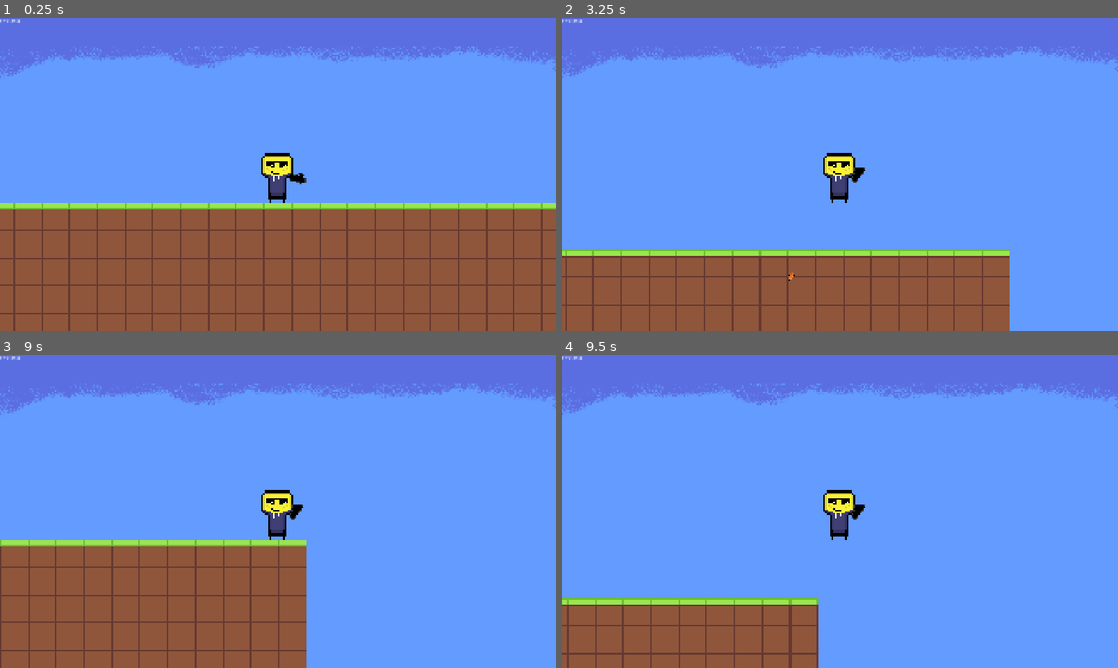
Above: before the commit, frames 1-4 (two rows, left to right).
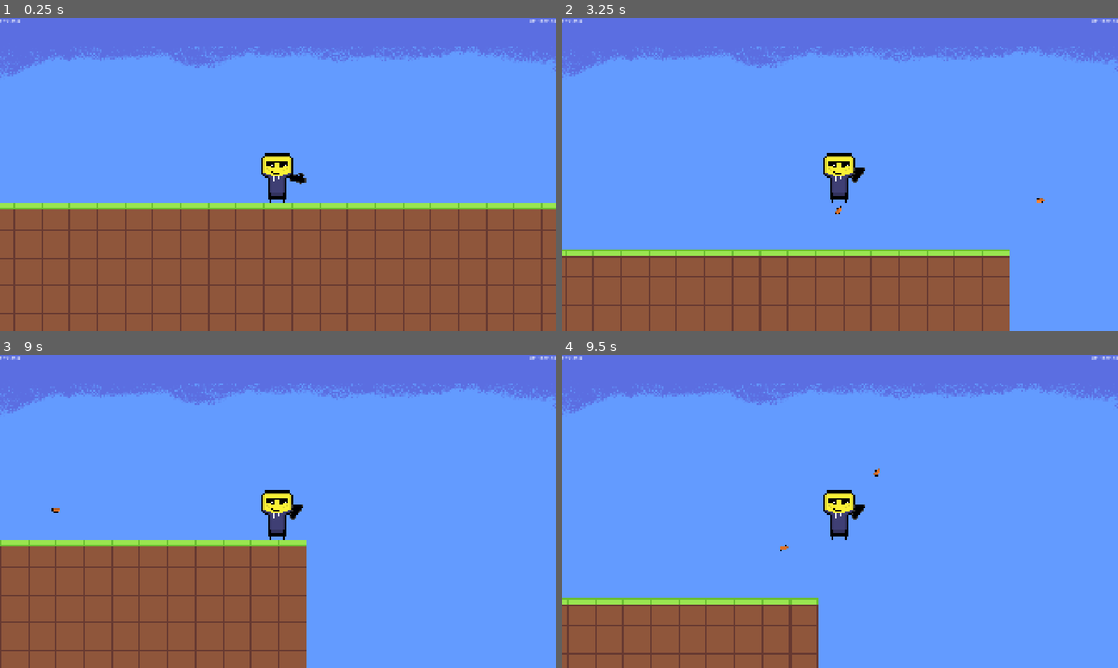
Above: after the commit, the same moments.

Repository: benjitran2009/rapidPlatformer
Game: Godot game, scene res://blank.tscn
Same seed, same stepped clock (60 frames per second), same inputs: the game is played once before the commit and once after it.
Inputs (mouse positions are in pixels of both pictures, inside the frame that each line leads up to):
- Up to frame 1 (0.25 s): no input
- Up to frame 2 (3.25 s): tap Enter at 0.5 s; move the mouse to (962, 158) at 0.52 s; press the mouse at (962, 158) at 0.53 s; hold D (right) 0.53-2.03 s; tap Space (jump) at 0.77, 1.52, 3.02 s; move the mouse to (728, 190) at 1.27 s; release the mouse at (728, 190) at 1.28 s; click (728, 190) at 1.35 s; move the mouse to (895, 105) at 2.02 s; press the mouse at (895, 105) at 2.03 s; hold A (left) 2.03-2.78 s; move the mouse to (812, 237) at 2.77 s; release the mouse at (812, 237) at 2.78 s; hold D (right) from 2.78 s (still down); click (812, 237) at 2.85 s
- Up to frame 3 (9 s): move the mouse to (444, 558) at 3.52 s; press the mouse at (444, 558) at 3.53 s; tap Space (jump) at 3.77, 4.52, 6.02, 6.77, 7.52 s; move the mouse to (111, 464) at 4.27 s; release D (right) at 4.28 s; release the mouse at (111, 464) at 4.28 s; hold A (left) 4.28-5.03 s; click (111, 464) at 4.35 s; move the mouse to (305, 511) at 5.02 s; press the mouse at (305, 511) at 5.03 s; hold D (right) 5.03-5.78 s; move the mouse to (194, 433) at 5.77 s; release the mouse at (194, 433) at 5.78 s; hold A (left) 5.78-7.28 s; click (194, 433) at 5.85 s; move the mouse to (400, 495) at 6.52 s; press the mouse at (400, 495) at 6.53 s; move the mouse to (166, 527) at 7.27 s; release the mouse at (166, 527) at 7.28 s; hold D (right) from 7.28 s (still down); click (166, 527) at 7.35 s; move the mouse to (333, 442) at 8.02 s; press the mouse at (333, 442) at 8.03 s; move the mouse to (250, 574) at 8.77 s; release the mouse at (250, 574) at 8.78 s; click (250, 574) at 8.85 s
- Up to frame 4 (9.5 s): keep holding D (right); tap Space (jump) at 9.02 s

The runs differ from the first frame. In frame 1, less than 0.1% of the frame differs, in the area x 95-100%, y 0-2%; in frame 2, less than 0.1%, in the area x 40-100%, y 0-84%; in frame 3, less than 0.1%; in frame 4, less than 0.1%.

Commit message:
did something zzzz

Diff:
--- a/bullet.tscn
+++ b/bullet.tscn
@@ -6,7 +6,7 @@
 [sub_resource type="RectangleShape2D" id="RectangleShape2D_2b2rl"]
 size = Vector2(16, 8)
 
-[node name="Bullet" type="Area2D" unique_id=2066309302]
+[node name="Bullet" type="Area2D" unique_id=732400833]
 script = ExtResource("1_v8qja")
 
 [node name="Sprite2D" type="Sprite2D" parent="." unique_id=125867050]
@@ -18,3 +18,5 @@
 texture_filter = 2
 position = Vector2(8, 0)
 shape = SubResource("RectangleShape2D_2b2rl")
+
+[connection signal="body_entered" from="." to="." method="_on_body_entered"]
--- a/enemy.tscn
+++ b/enemy.tscn
@@ -6,7 +6,7 @@
 [sub_resource type="RectangleShape2D" id="RectangleShape2D_vslkb"]
 size = Vector2(112, 168)
 
-[node name="Enemy" type="CharacterBody2D" unique_id=683110525]
+[node name="Enemy" type="CharacterBody2D" unique_id=410837403 groups=["Enemy"]]
 script = ExtResource("1_4gyqm")
 
 [node name="CollisionShape2D" type="CollisionShape2D" parent="." unique_id=1638652780]
--- a/main.tscn
+++ b/main.tscn
@@ -78,41 +78,52 @@
 EnemyTimer = NodePath("Enemy")
 Enemy = ExtResource("2_4c57u")
 
-[node name="Player" type="CharacterBody2D" parent="." unique_id=206353117 node_paths=PackedStringArray("ShootingTimer")]
+[node name="Player" type="CharacterBody2D" parent="." unique_id=206353117 node_paths=PackedStringArray("ShootingTimer") groups=["Player"]]
 script = ExtResource("2_0xm2m")
 Bullet = ExtResource("8_5vw27")
 ShootingTimer = NodePath("../Shooting")
 
-[node name="CollisionShape2D" type="CollisionShape2D" parent="Player" unique_id=200209654]
+[node name="CollisionShape2D" type="CollisionShape2D" parent="Player" unique_id=200209654 groups=["Player"]]
 position = Vector2(-3, 12)
 shape = SubResource("RectangleShape2D_vslkb")
 
-[node name="Camera2D" type="Camera2D" parent="Player" unique_id=747385512]
+[node name="Camera2D" type="Camera2D" parent="Player" unique_id=747385512 groups=["Player"]]
 
-[node name="Sprite2D" type="Sprite2D" parent="Player/Camera2D" unique_id=964695043]
+[node name="Sprite2D" type="Sprite2D" parent="Player/Camera2D" unique_id=964695043 groups=["Player"]]
 texture = ExtResource("1_7mycd")
 
-[node name="Player" type="Sprite2D" parent="Player" unique_id=1407473596]
+[node name="Player" type="Sprite2D" parent="Player" unique_id=1407473596 groups=["Player"]]
 texture_filter = 1
 scale = Vector2(6, 6)
 texture = ExtResource("2_h2yge")
 
-[node name="Gun" type="Sprite2D" parent="Player" unique_id=401104102]
+[node name="Gun" type="Sprite2D" parent="Player" unique_id=401104102 groups=["Player"]]
 texture_filter = 1
 position = Vector2(53, 12)
 scale = Vector2(2, 2)
 texture = ExtResource("3_lquwl")
 script = ExtResource("4_7mycd")
 
-[node name="Muzzle" type="Marker2D" parent="Player/Gun" unique_id=1563794687]
+[node name="Muzzle" type="Marker2D" parent="Player/Gun" unique_id=1563794687 groups=["Player"]]
 position = Vector2(7, 0)
 
-[node name="FPS" type="RichTextLabel" parent="Player" unique_id=900374317]
+[node name="FPS" type="RichTextLabel" parent="Player" unique_id=900374317 groups=["Player"]]
 offset_left = -960.0
 offset_top = -540.0
 offset_right = -729.0
 offset_bottom = -515.0
 text = "FPS: N/A"
+metadata/_edit_use_anchors_ = true
+
+[node name="Health" type="RichTextLabel" parent="Player" unique_id=518427015 groups=["Player"]]
+offset_left = 808.1745
+offset_top = -539.47266
+offset_right = 960.00134
+offset_bottom = -515.22266
+rotation = -0.004716957
+text = "HP: NA/NA"
+horizontal_alignment = 2
+metadata/_edit_use_anchors_ = true
 
 [node name="TileMapLayer" type="TileMapLayer" parent="." unique_id=720001748]
 texture_filter = 1
--- a/project.godot
+++ b/project.godot
@@ -31,6 +31,11 @@
 
 version_control/plugin_name="GitPlugin"
 version_control/autoload_on_startup=true
+
+[global_group]
+
+Enemy=""
+Player=""
 
 [input]
 
--- a/scripts/Bullet.gd
+++ b/scripts/Bullet.gd
@@ -5,7 +5,14 @@
 func _physics_process(delta):
 	position += transform.x * speed * delta
 
-func _on_Bullet_body_entered(body):
-	if body.is_in_group("mobs"):
-		body.queue_free()
-	queue_free()
+func _on_body_entered(body: Node2D) -> void:
+	if body.is_in_group("Player"):
+		return
+	if body.is_in_group("Enemy"):
+		body.health-=5
+		#ody.queue_free();
+		#free()
+		if body.health<=0:
+			body.queue_free();
+	transform.x*=-1
+	#queue_free()
--- a/scripts/Player.gd
+++ b/scripts/Player.gd
@@ -4,6 +4,8 @@
 @export var Cd: float = 0.25
 @export var ShootingTimer: Timer
 
+var maxHealth = 100
+var health = 100
 var run_speed = 350
 var jump_speed = -1000
 var gravity = 2500
@@ -35,6 +37,9 @@
 	get_input()
 	move_and_slide()
 
+func _process(_a:float) -> void:
+	$Health.text = "HP: %s/%s" % [health,maxHealth]
+
 
 func _on_shooting_timeout() -> void:
 	shoot()
--- a/scripts/enemy.gd
+++ b/scripts/enemy.gd
@@ -9,9 +9,11 @@
 func _ready() -> void:
 	pass
 
+
+
 func _process(delta: float) -> void:
 	# Add the gravity.
 	if not is_on_floor():
 		velocity += get_gravity() * delta
-	velocity.x = move_toward(self.position.x, Main.PlayerSprite.position.x, 300)
+	velocity.x = move_toward(self.position.x, Main.PlayerSprite.position.x, 300) # this is INTENDED!
 	move_and_slide()
